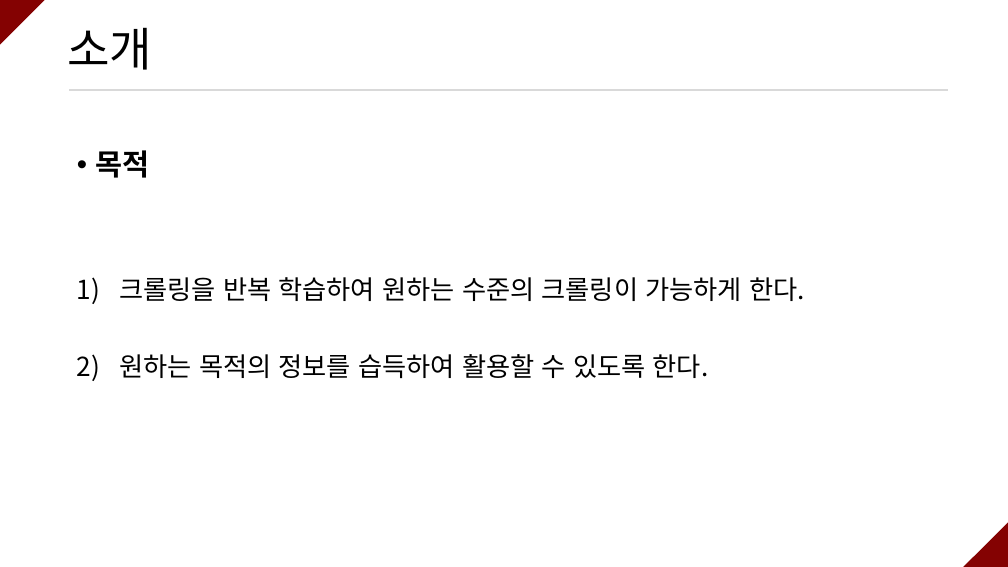
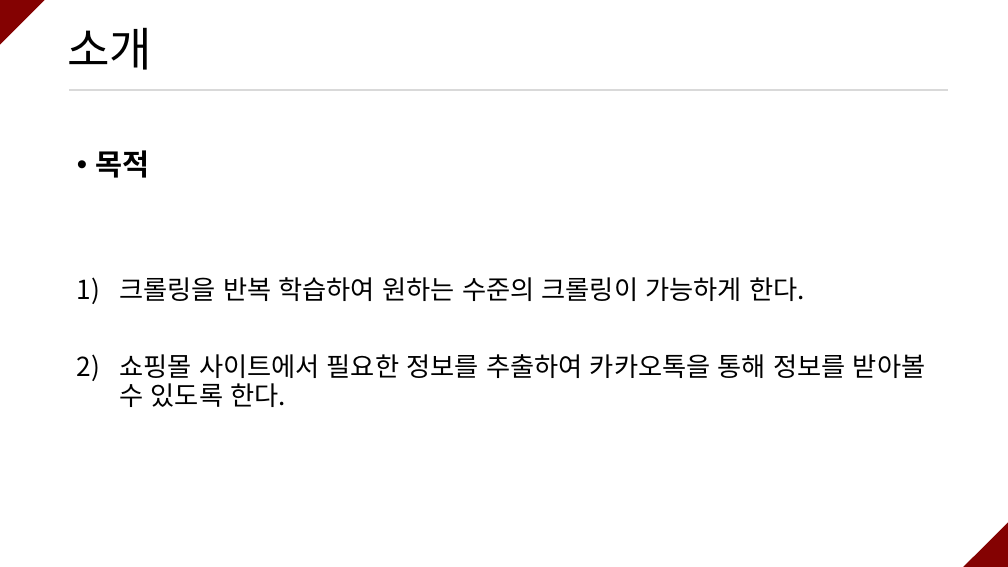
Before and after one commit to ramieeee/self_learning, a slide deck: slide 3 of semi_projects/쇼핑몰 옷 사이즈 확인 크롤링/쇼핑몰 옷 사이즈 확인 크롤링.pptx. Drawn at 1008x567 pixels with LibreOffice and Linux fonts; fonts in the diff are those of the drawing. Boxes give left, top, right and bottom in pixels: in the first picture for what was removed or moved away, otherwise in the second. Text is boxed around its words. In the diff, an @@ line names an element or a change of style, - is before the commit and + after.

```diff
--- a/semi_projects/쇼핑몰 옷 사이즈 확인 크롤링/쇼핑몰 옷 사이즈 확인 크롤링.pptx
+++ b/semi_projects/쇼핑몰 옷 사이즈 확인 크롤링/쇼핑몰 옷 사이즈 확인 크롤링.pptx
@@ text at (x1=119, y1=354, x2=925, y2=407): text changed @@
-2) 원하는 목적의 정보를 습득하여 활용할 수 있도록 한다.
+2) 쇼핑몰 사이트에서 필요한 정보를 추출하여 카카오톡을 통해 정보를 받아볼 수 있도록 한다.
```
Also in this commit, not shown: 7 other slides changed, 10 slides added, 11 slides removed, 2 other files.
